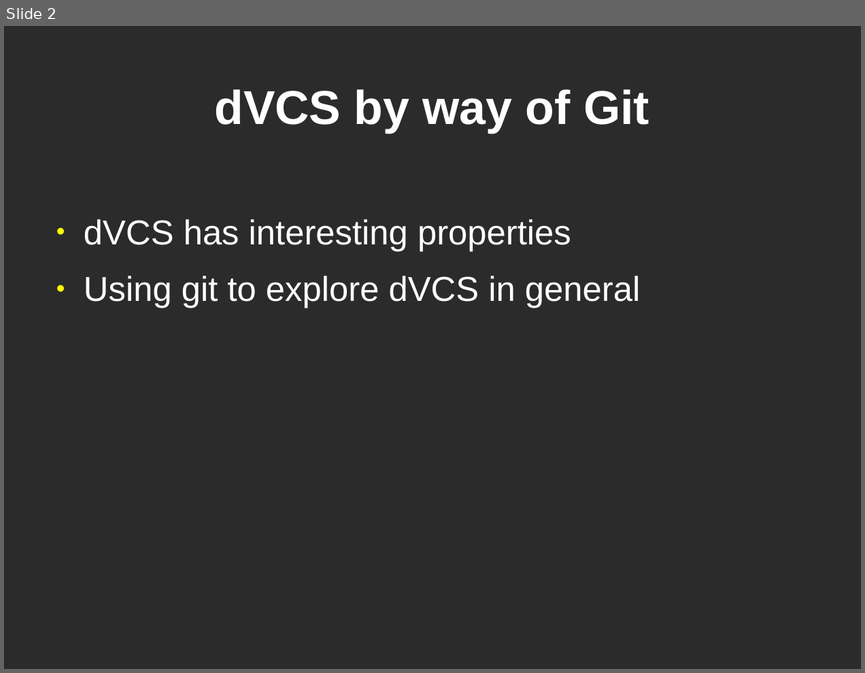
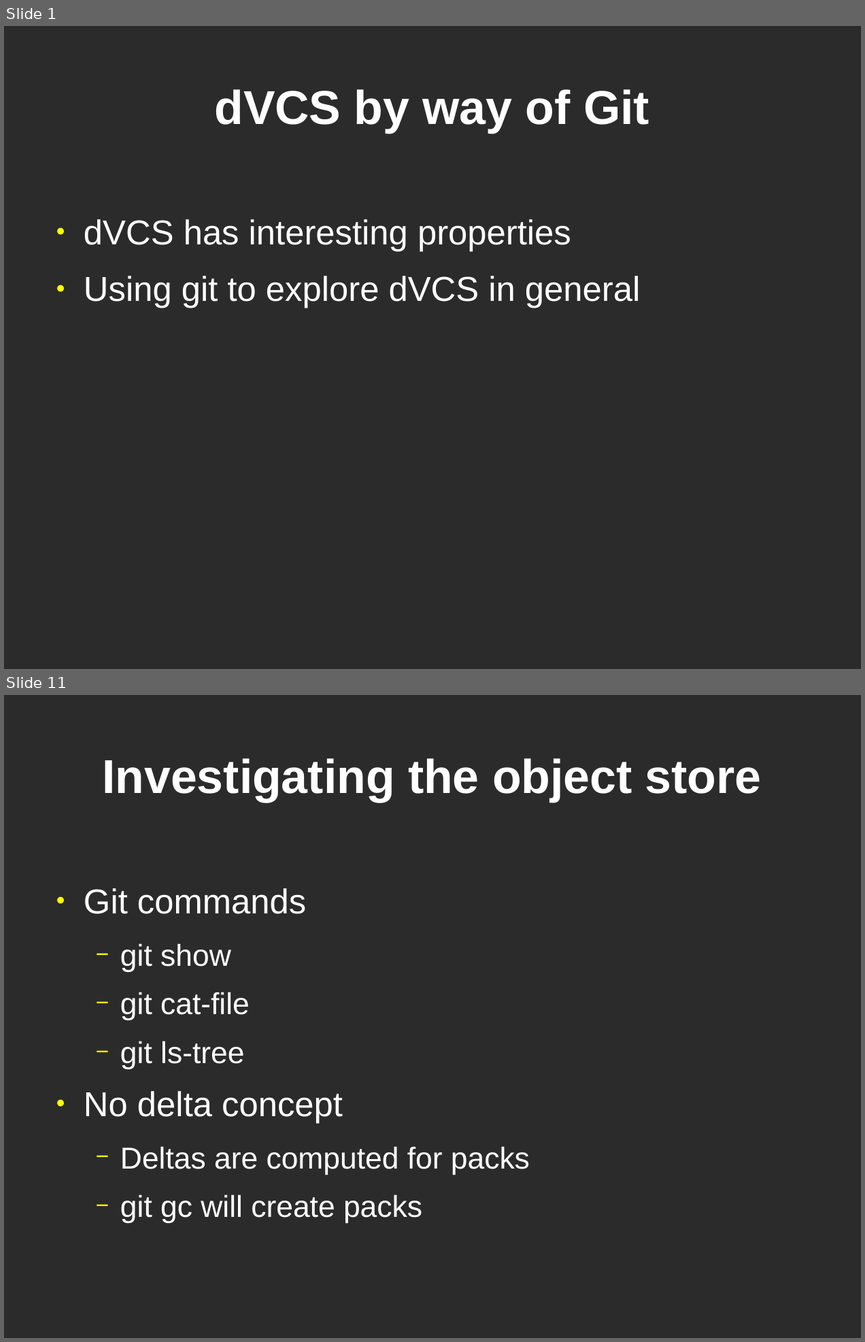
Before and after one commit to bjc/dvcs-git-slides, a slide deck: git.odp. Shown one above the other, each under a label of ours: slide 2 before the commit, slides 1 and 11 after it; the slides between them are not shown. The pictures are 865x673 and 865x1342 pixels, drawn with LibreOffice and Linux fonts; fonts in the diff are those of the drawing; background and template pictures are left out; a plain dark background stands for a picture behind light text. Boxes give left, top, right and bottom in pixels: in the first picture for what was removed or moved away, otherwise in the second. Text is boxed around its words. In the diff, an @@ line names an element or a change of style, - is before the commit and + after.

```diff
--- a/git.odp
+++ b/git.odp
@@ slide 11 added at (4, 695, 861, 1338), background picture (left out) @@
@@ title added at (102, 758, 762, 802), 44 pt, text #FFFFFF, bold @@
+Investigating the object store
@@ text added at (84, 888, 530, 1223), 28 pt, text #FFFFFF @@
+● Git commands
+  − git show
+  − git cat-file
+  − git ls-tree
+● No delta concept
+  − Deltas are computed for packs
+  − git gc will create packs
@@ what was slide 2 is now slide 1 @@
```
Also in this commit, not shown: 10 other slides added, 1 slide removed.
